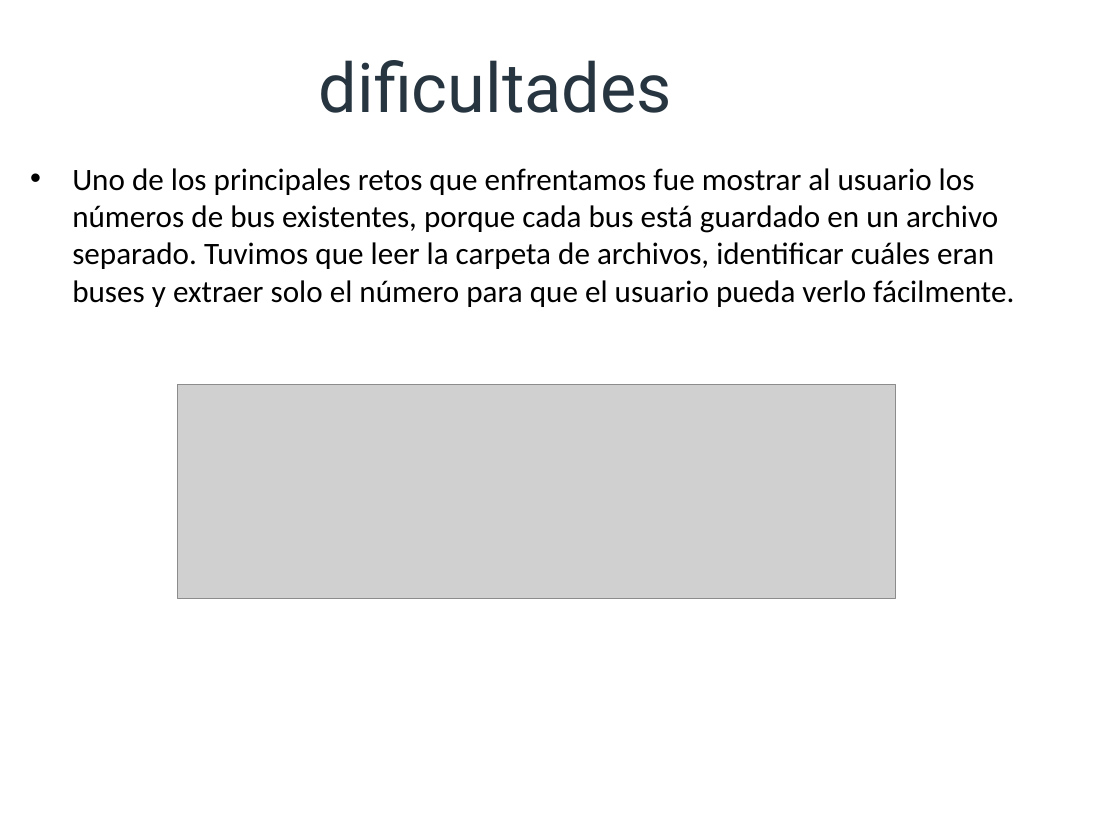
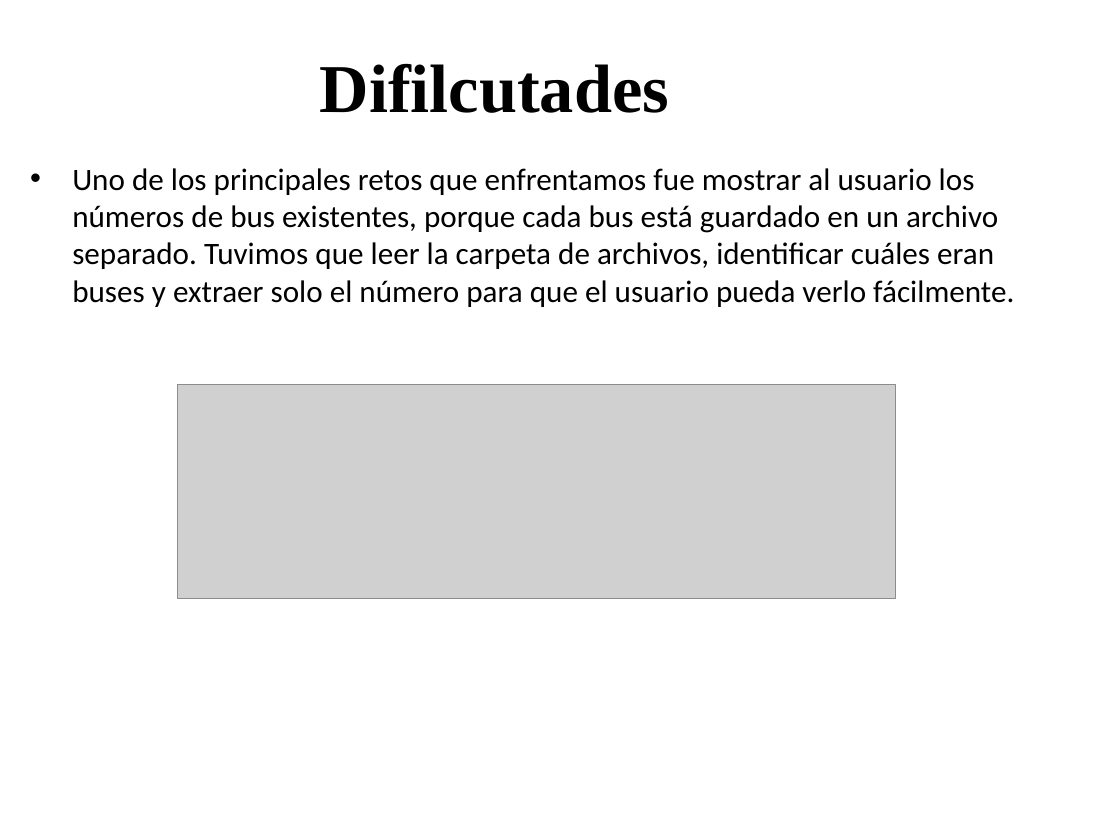
Before and after one commit to ProOrientadaObjetos-P-D-AA2025/aab1-25-proyecto-bimestral-1er-bim-grupal-JairoMacas-P, a slide deck: slide 9 of Varios/Presentacion_GestionBuses.pptx. Drawn at 1120x840 pixels with LibreOffice and Linux fonts; fonts in the diff are those of the drawing; grey boxes stand for pictures; background and template pictures are left out. Boxes give left, top, right and bottom in pixels: in the first picture for what was removed or moved away, otherwise in the second. Text is boxed around its words. In the diff, an @@ line names an element or a change of style, - is before the commit and + after.

```diff
--- a/Varios/Presentacion_GestionBuses.pptx
+++ b/Varios/Presentacion_GestionBuses.pptx
@@ title at bbox=[320, 63, 669, 113]: text changed; font Roboto to Times New Roman; text colour #273540 to #000000; bold on @@
-dificultades
+Difilcutades
```
Also in this commit, not shown: 4 other slides changed, 3 slides added, 2 slides removed, 43 other files.
